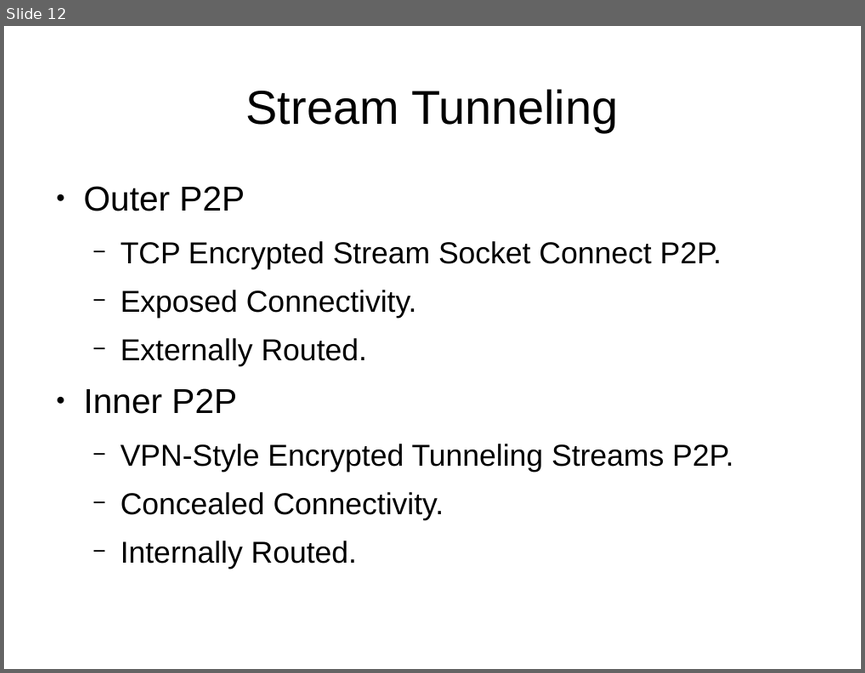
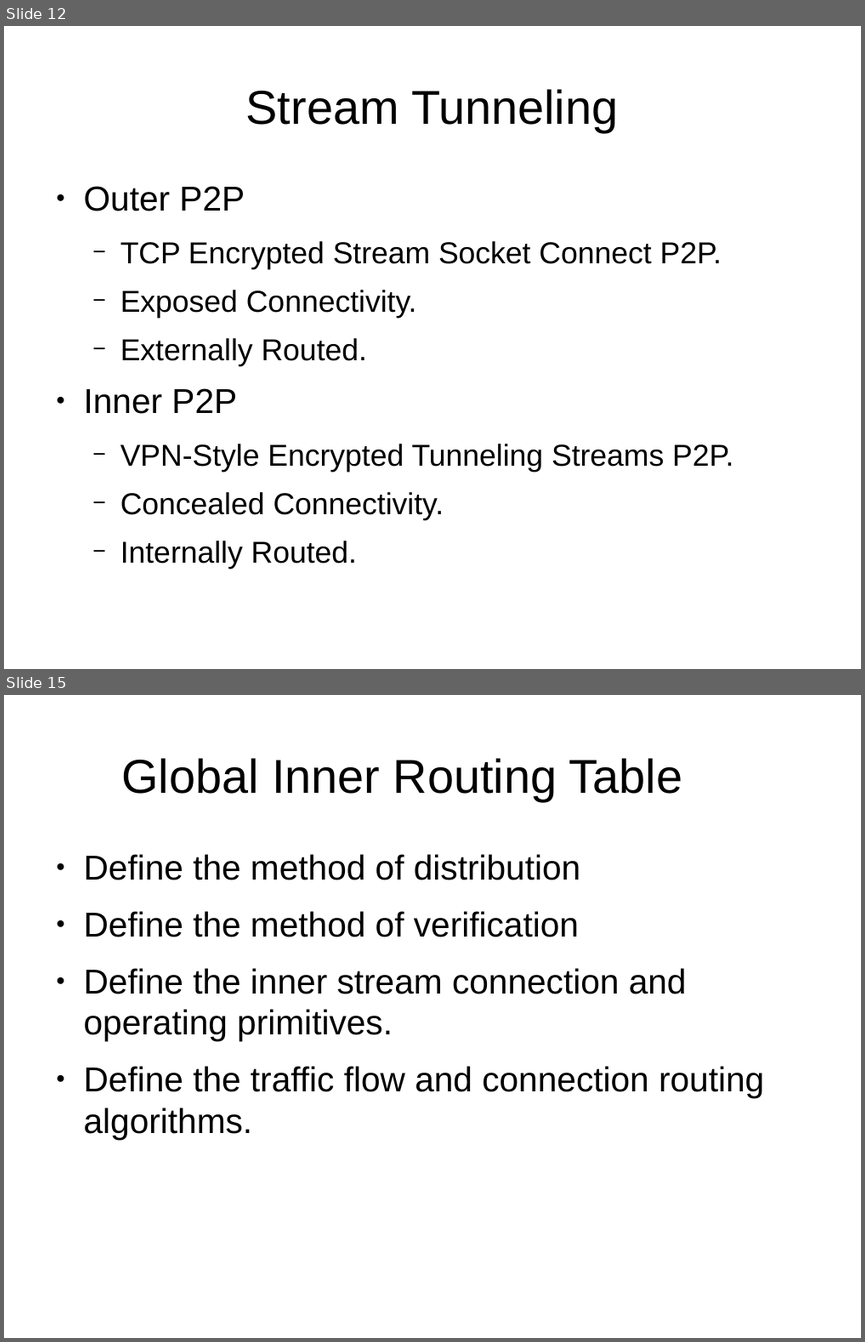
Before and after one commit to 8bitgeek/hive, a slide deck: docs/hive-slides.odp. Shown one above the other, each under a label of ours: slide 12 before the commit, slides 12 and 15 after it; the slides between them are not shown. The pictures are 865x673 and 865x1342 pixels, drawn with LibreOffice and Linux fonts; fonts in the diff are those of the drawing; background and template pictures are left out. Boxes give left, top, right and bottom in pixels: in the first picture for what was removed or moved away, otherwise in the second. Text is boxed around its words. In the diff, an @@ line names an element or a change of style, - is before the commit and + after.

```diff
--- a/docs/hive-slides.odp
+++ b/docs/hive-slides.odp
@@ slide 15 added at [4, 695, 861, 1338], background #FFFFFF @@
@@ title added at [121, 758, 683, 801], 44 pt, text #000000 @@
+Global Inner Routing Table
@@ text added at [84, 854, 764, 1140], 32 pt, text #000000 @@
+● Define the method of distribution
+● Define the method of verification
+● Define the inner stream connection and operating primitives.
+● Define the traffic flow and connection routing algorithms.
```
Also in this commit, not shown: 1 slide changed, 2 other slides added.
